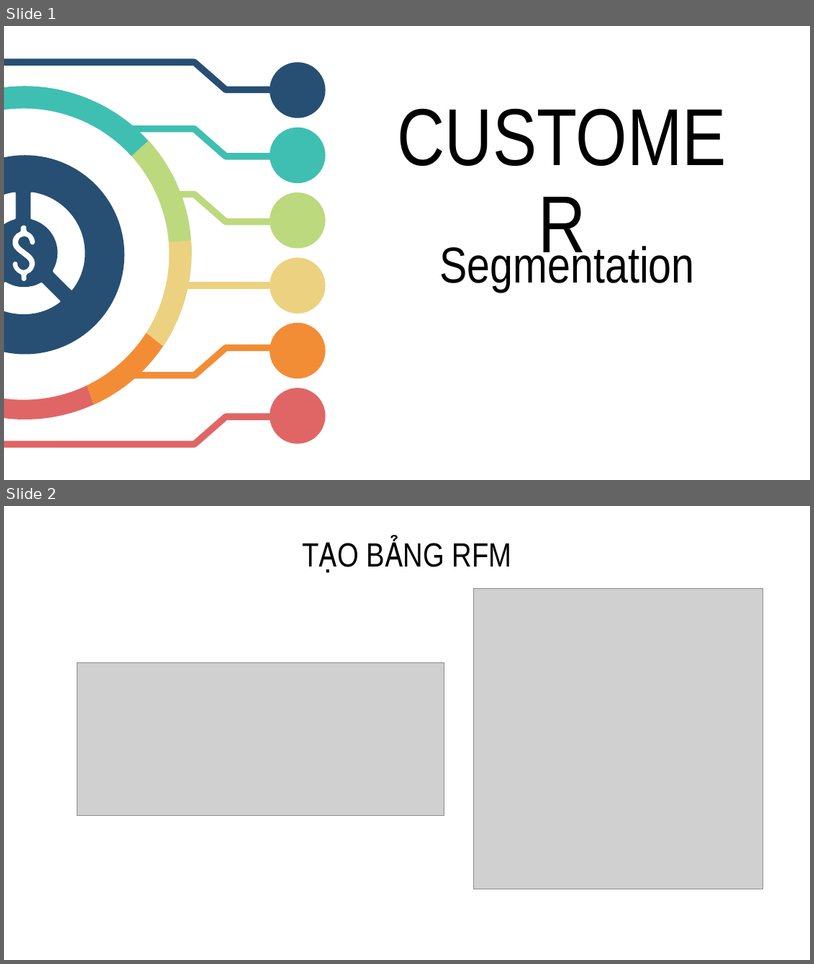
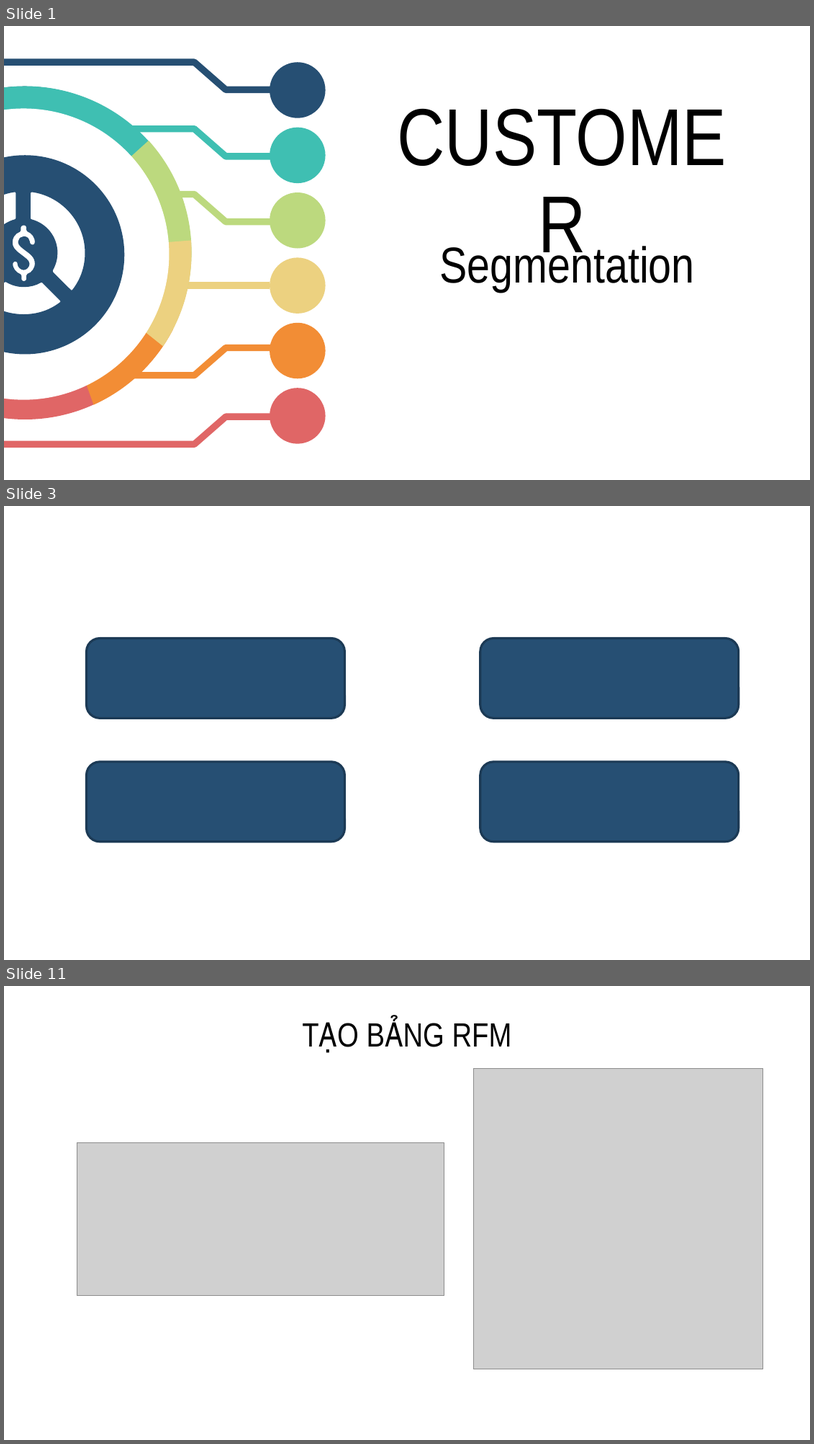
Before and after one commit to dntrieunguyen/RetailOnline-Analysis, a slide deck: Report/Customer Segmentation.pptx. Shown one above the other, each under a label of ours: slides 1 and 2 before the commit, slides 1, 3 and 11 after it; the slides between them are not shown. The pictures are 814x964 and 814x1444 pixels, drawn with LibreOffice and Linux fonts; fonts in the diff are those of the drawing; grey boxes stand for pictures. Boxes give left, top, right and bottom in pixels: in the first picture for what was removed or moved away, otherwise in the second. Text is boxed around its words. In the diff, an @@ line names an element or a change of style, - is before the commit and + after.

Commit message:
update

```diff
--- a/Report/Customer Segmentation.pptx
+++ b/Report/Customer Segmentation.pptx
@@ slide 3 added at <box>4,506,810,960</box>, background #FFFFFF @@
@@ rounded rectangle added at <box>86,638,345,718</box>, fill #264F73, outline #1C3A55 2 pt @@
@@ rounded rectangle added at <box>481,638,738,718</box>, fill #264F73, outline #1C3A55 2 pt @@
@@ rounded rectangle added at <box>86,762,345,842</box>, fill #264F73, outline #1C3A55 2 pt @@
@@ rounded rectangle added at <box>481,762,738,842</box>, fill #264F73, outline #1C3A55 2 pt @@
@@ what was slide 2 is now slide 11 @@
```
Also in this commit, not shown: 8 other slides added.
